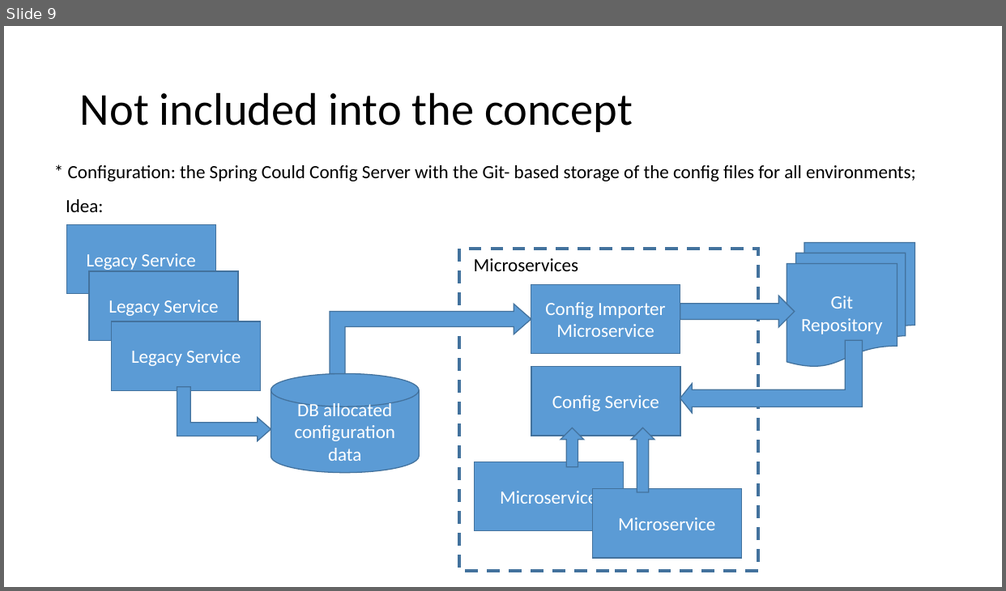
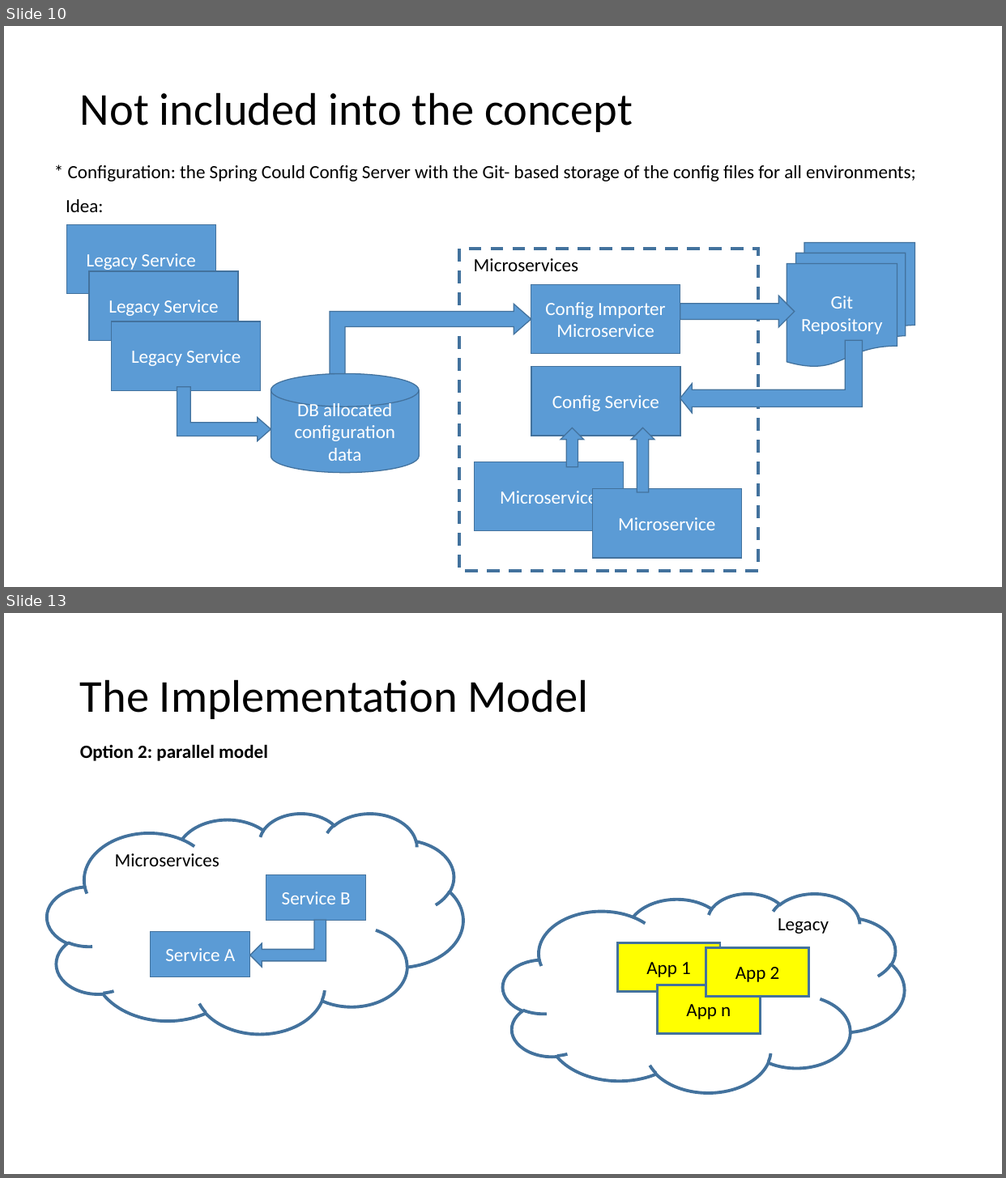
Before and after one commit to antonnazarov/altron-pilot, a slide deck: doc/altron-ms-demo-20190802.pptx. Shown one above the other, each under a label of ours: slide 9 before the commit, slides 10 and 13 after it; the slides between them are not shown. The pictures are 1006x591 and 1006x1178 pixels, drawn with LibreOffice and Linux fonts; fonts in the diff are those of the drawing. Boxes give left, top, right and bottom in pixels: in the first picture for what was removed or moved away, otherwise in the second. Text is boxed around its words. In the diff, an @@ line names an element or a change of style, - is before the commit and + after.

```diff
--- a/doc/altron-ms-demo-20190802.pptx
+++ b/doc/altron-ms-demo-20190802.pptx
@@ slide 13 added at [4, 613, 1002, 1174], background #FFFFFF @@
@@ title added at [80, 679, 588, 719], 44 pt, text #000000 @@
+The Implementation Model
@@ text added at [80, 744, 268, 761], 18 pt, text #000000, bold @@
+Option 2: parallel model
@@ group added at [48, 813, 463, 1033]: 2 rectangles, 1 cloud, 1 text, 1 bent up arrow @@
+Microservices
+Service A
+Service B
@@ group added at [503, 894, 905, 1093]: 3 rectangles, 1 cloud, 1 text @@
+Legacy
+App 1
+App n
+App 2
@@ what was slide 9 is now slide 10 @@
```
Also in this commit, not shown: 1 slide changed, 6 other slides added, 14 other files.
